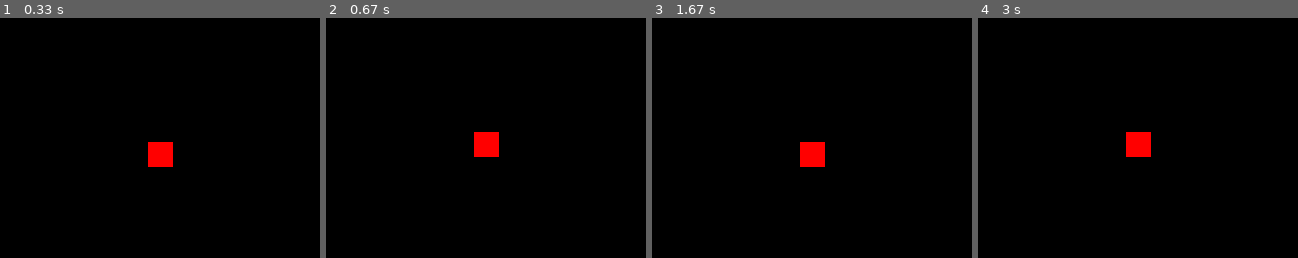
Above: before the commit, frames 1-4 (left to right).
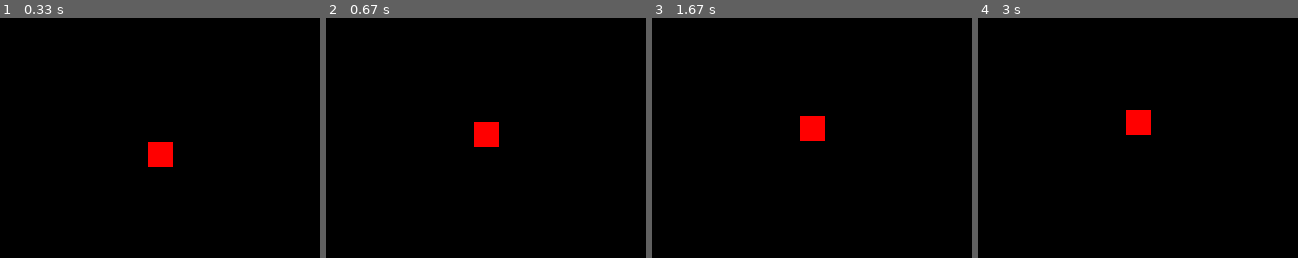
Above: after the commit, the same moments.

Repository: RowleySanchezm/Yr12ComputerScience
Game: pygame game, started from PyGame/02 keyboard controls.py
The game is run twice, just before and just after one commit, with the same random seed, the same clock (stepped at 60 frames per second) and the same inputs.
Inputs:
- Up to frame 1 (0.33 s): no input
- Up to frame 2 (0.67 s): hold Up from 0.33 s (still down)
- Up to frame 3 (1.67 s): release Up at 0.8 s; hold Down 0.83-1.13 s; hold Up 1.17-1.53 s; hold Down from 1.57 s (still down)
- Up to frame 4 (3 s): release Down at 1.93 s; hold Up 1.97-2.27 s; hold Down 2.3-2.6 s; hold Up from 2.63 s (still down)
The pictures show only the part of the screen within x 27-77%, y 24-74%; the shares and areas given below are measured in that part.

Frame 1 is identical in both runs. In frame 2, 0.7% of the frame differs, in the area x 46-55%, y 43-58%; in frame 3, 1.6%, in the area x 46-55%, y 40-63%; in frame 4, 1.4%.

Commit message:
can now hold down button

Diff:
--- a/PyGame/02 keyboard controls.py
+++ b/PyGame/02 keyboard controls.py
@@ -26,6 +26,8 @@
 game_over = False
 block_x = size[0]//2
 block_y = size[1]//2
+speed = 1
+direction = 0
 
 ### -- Game Loop
 while not game_over:
@@ -35,16 +37,18 @@
             game_over = True
         elif event.type == pygame.KEYDOWN:
             if event.key == pygame.K_UP:
-                block_y = block_y - 10
+                direction = - 1
             elif event.key == pygame.K_DOWN:
-                block_y = block_y + 10
+                direction = 1
             #End If
+        elif event.type == pygame.KEYUP:
+            direction = 0
         #End If
     #Next event
 
 
     # -- Game logic goes after this comment
-
+    block_y = block_y + direction * speed
     # -- Screen background is BLACK
     screen.fill (BLACK)
 
